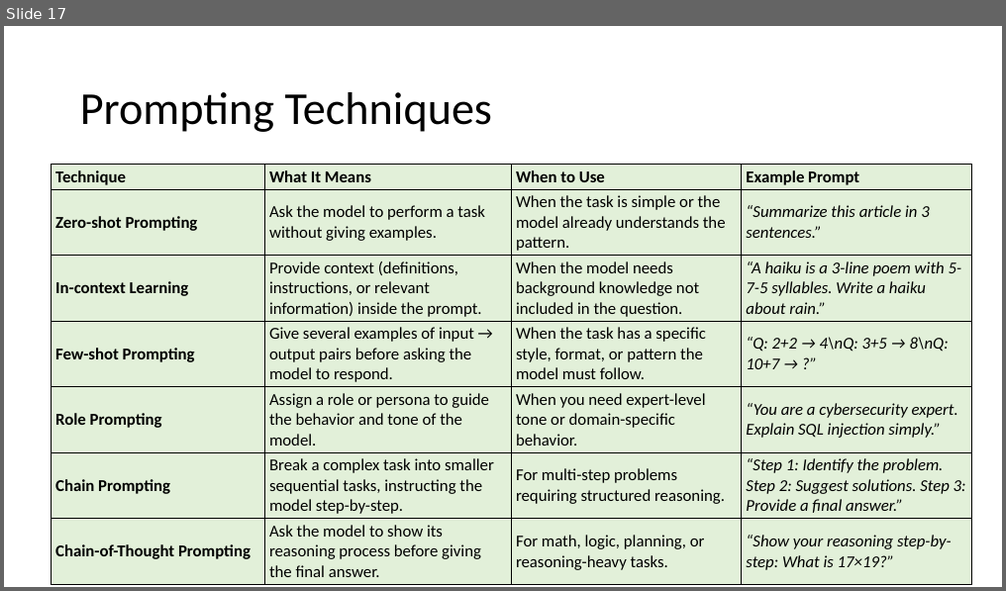
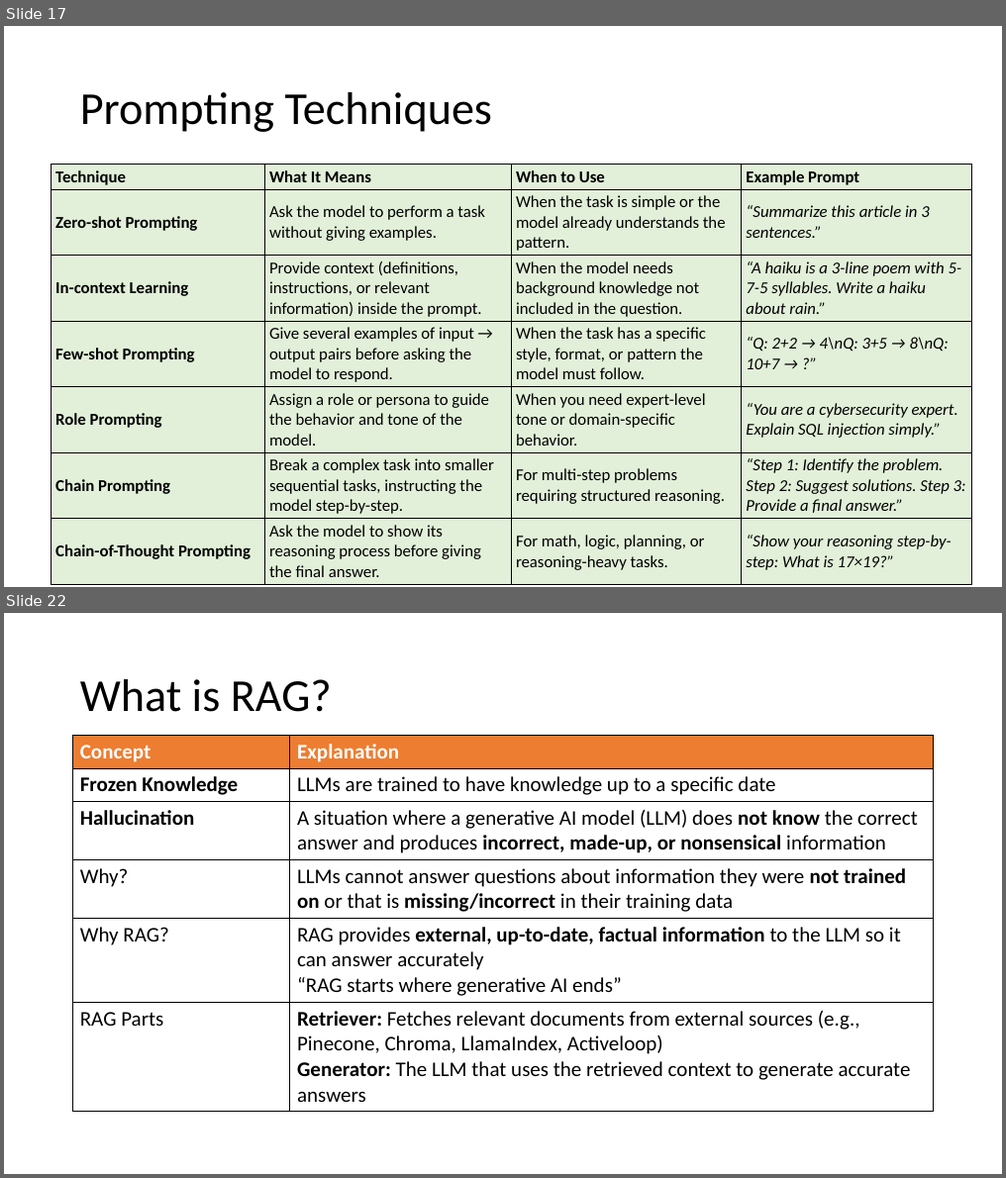
Before and after one commit to atulkahatecdac/agenticai_real, a slide deck: presentation/no-code-low-code-realpage.pptx. Shown one above the other, each under a label of ours: slide 17 before the commit, slides 17 and 22 after it; the slides between them are not shown. The pictures are 1006x591 and 1006x1178 pixels, drawn with LibreOffice and Linux fonts; fonts in the diff are those of the drawing. Boxes give left, top, right and bottom in pixels: in the first picture for what was removed or moved away, otherwise in the second. Text is boxed around its words. In the diff, an @@ line names an element or a change of style, - is before the commit and + after.

```diff
--- a/presentation/no-code-low-code-realpage.pptx
+++ b/presentation/no-code-low-code-realpage.pptx
@@ slide 22 added at (4,613,1002,1174), background #FFFFFF @@
@@ title added at (80,679,332,712), 44 pt, text #000000 @@
+What is RAG?
@@ table added at (73,736,934,1106), 6 rows, 2 columns @@
+Concept | Explanation
+Frozen Knowledge | LLMs are trained to have knowledge up to a specific date
+Hallucination | A situation where a generative AI model (LLM) does not know the correct answer and produces incorrect, made-up, or nonsensical information
+Why? | LLMs cannot answer questions about information they were not trained on or that is missing/incorrect in their training data
+Why RAG? | RAG provides external, up-to-date, factual information to the LLM so it can answer accurately / “RAG starts where generative AI ends”
+RAG Parts | Retriever: Fetches relevant documents from external sources (e.g., Pinecone, Chroma, LlamaIndex, Activeloop) Generator: The LLM that uses the retrieved context to generate accurate answers
```
Also in this commit, not shown: 2 slides changed, 83 other slides added.
